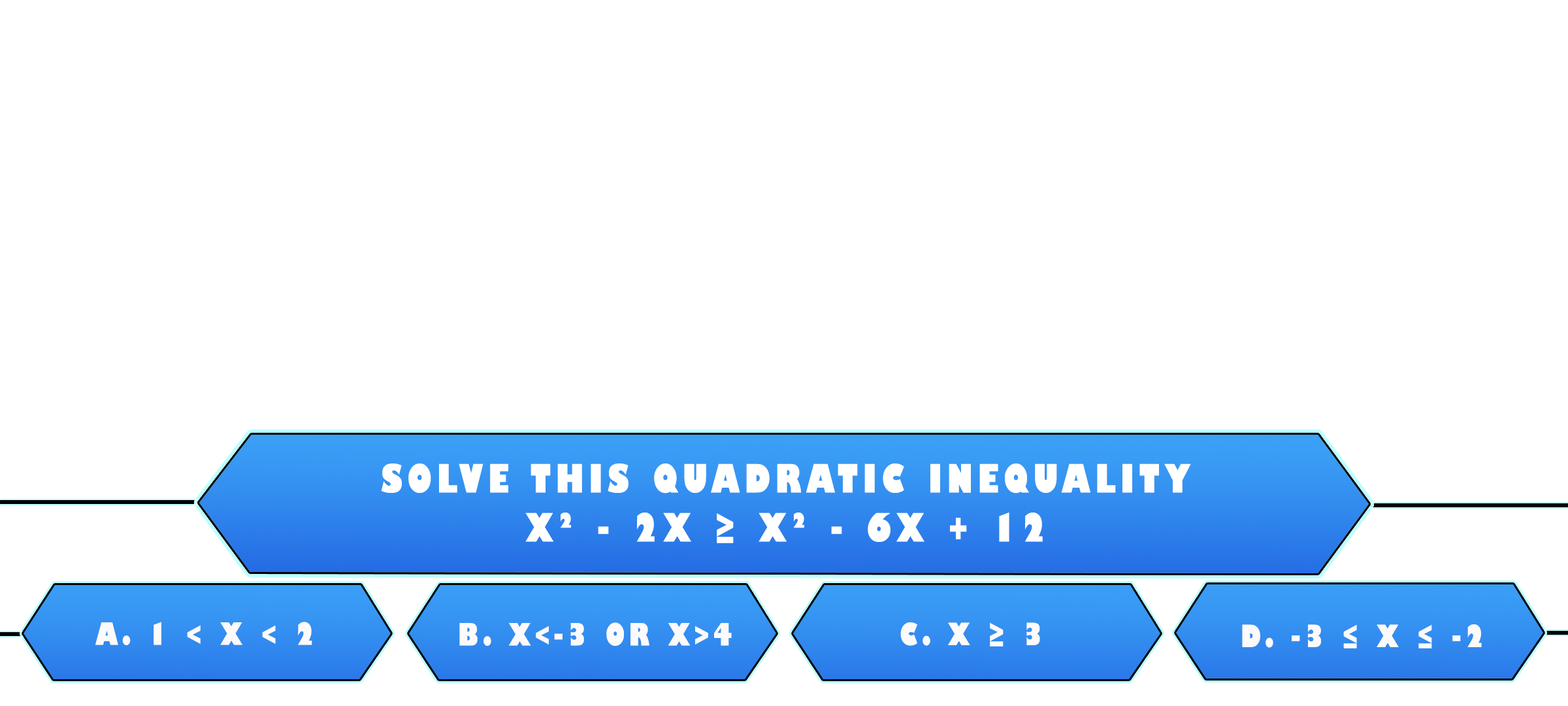
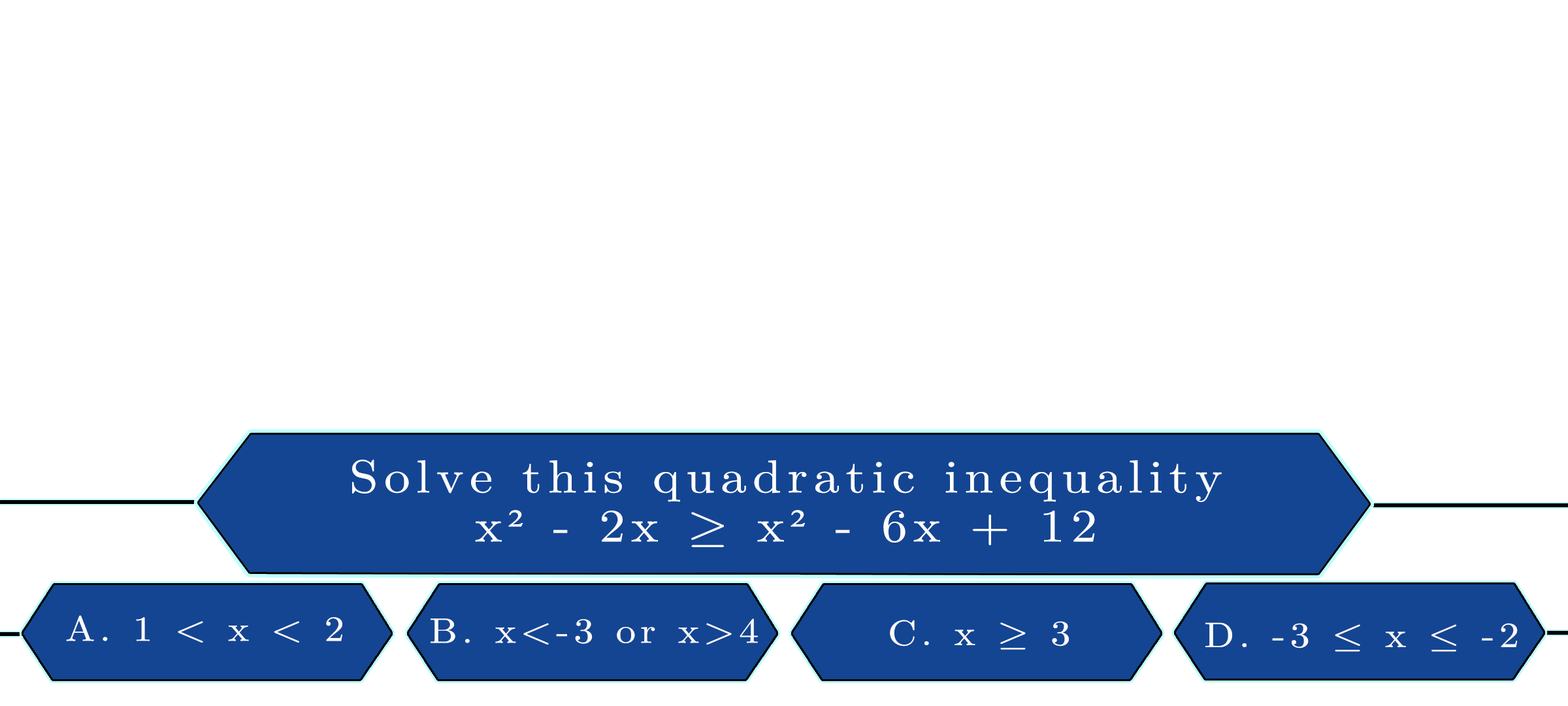
Revision of a layered (1568, 706) image; what changed, layer by layer:
renamed "solve this quadratic inequality x² - 2x ≥ x² - 6x + 12" to "Solve this quadratic inequality x² - 2x ≥ x² - 6x + 12", painted on it over [352, 459, 1222, 547]
painted on "Layer 7" over [199, 434, 1369, 573]
painted on "d. -3 ≤ x ≤ -2" over [1205, 621, 1518, 652]
painted on "Layer 9" over [1176, 584, 1544, 679]
painted on "c. x ≥ 3" over [889, 619, 1069, 650]
painted on "Layer 9 copy" over [793, 584, 1161, 679]
painted on "b. x<-3 or x>4" over [430, 618, 758, 646]
painted on "Layer 9 copy 2" over [408, 584, 777, 679]
painted on "a. 1 < x < 2" over [65, 614, 343, 645]
painted on "Layer 9 copy 3" over [23, 584, 391, 679]
